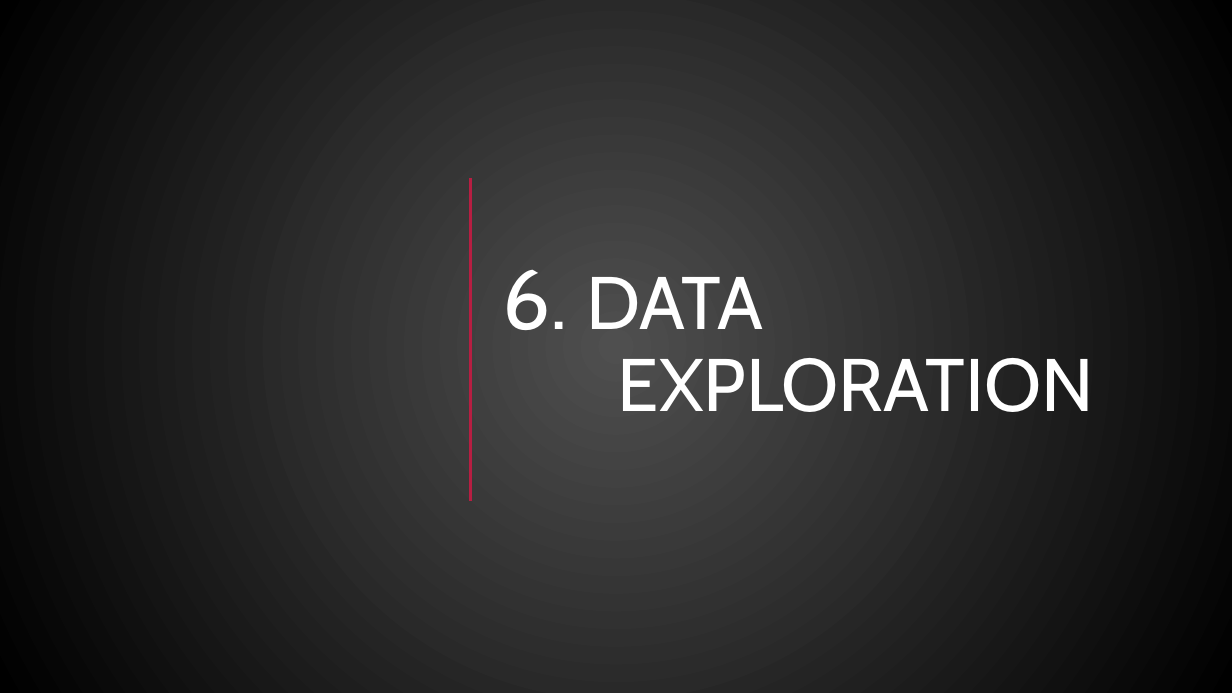
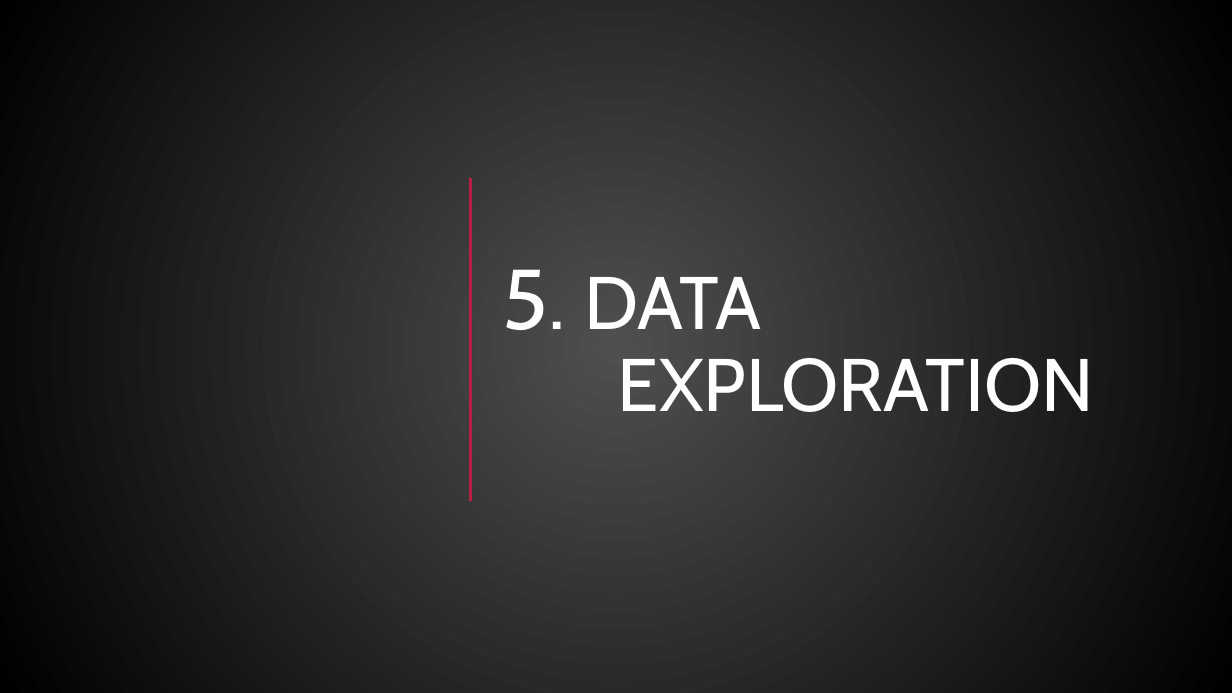
Before and after one commit to NensiH/Social_media_impact, a slide deck: slide 10 of Presentation/Social_Media_Impact_final_ppt.pptx (slide 12 before the commit). Drawn at 1232x693 pixels with LibreOffice and Linux fonts; fonts in the diff are those of the drawing; grey boxes stand for pictures; background and template pictures are left out. Boxes give left, top, right and bottom in pixels: in the first picture for what was removed or moved away, otherwise in the second. Text is boxed around its words. In the diff, an @@ line names an element or a change of style, - is before the commit and + after.

Commit message:
update to data exp/analysis slides

```diff
--- a/Presentation/Social_Media_Impact_final_ppt.pptx
+++ b/Presentation/Social_Media_Impact_final_ppt.pptx
@@ title at bbox=[502, 269, 1094, 412]: text changed @@
-6. DATA EXPLORATION
+5. DATA EXPLORATION
```
Also in this commit, not shown: 2 other slides changed, 5 slides added, 3 slides removed.
